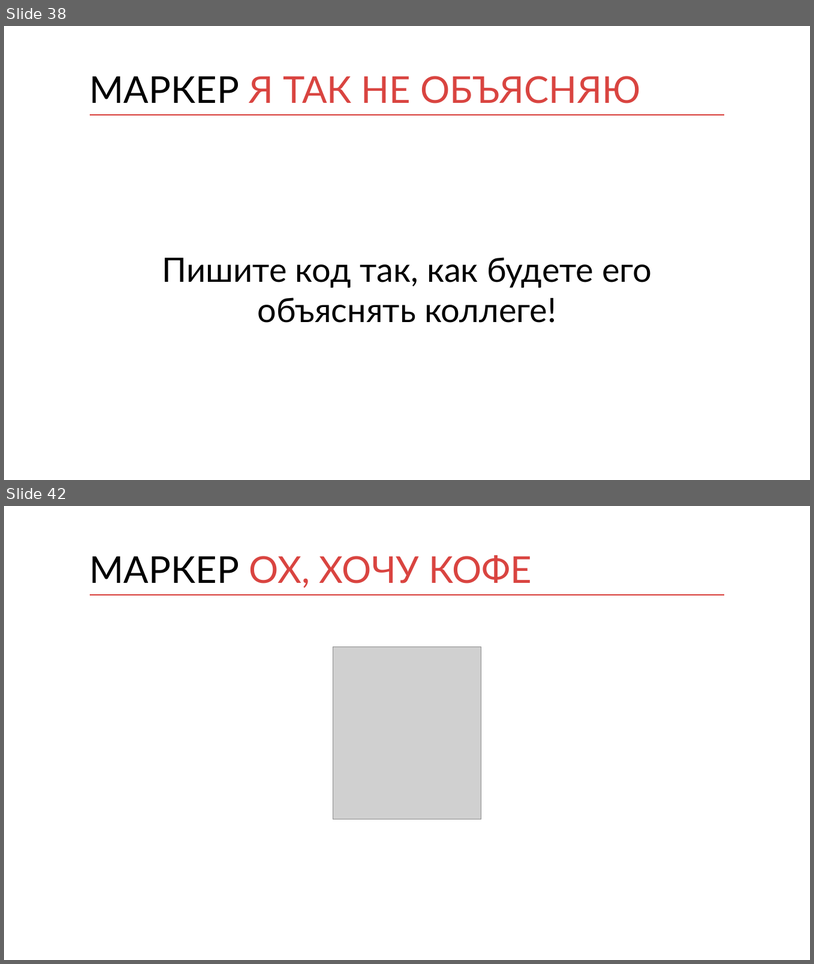
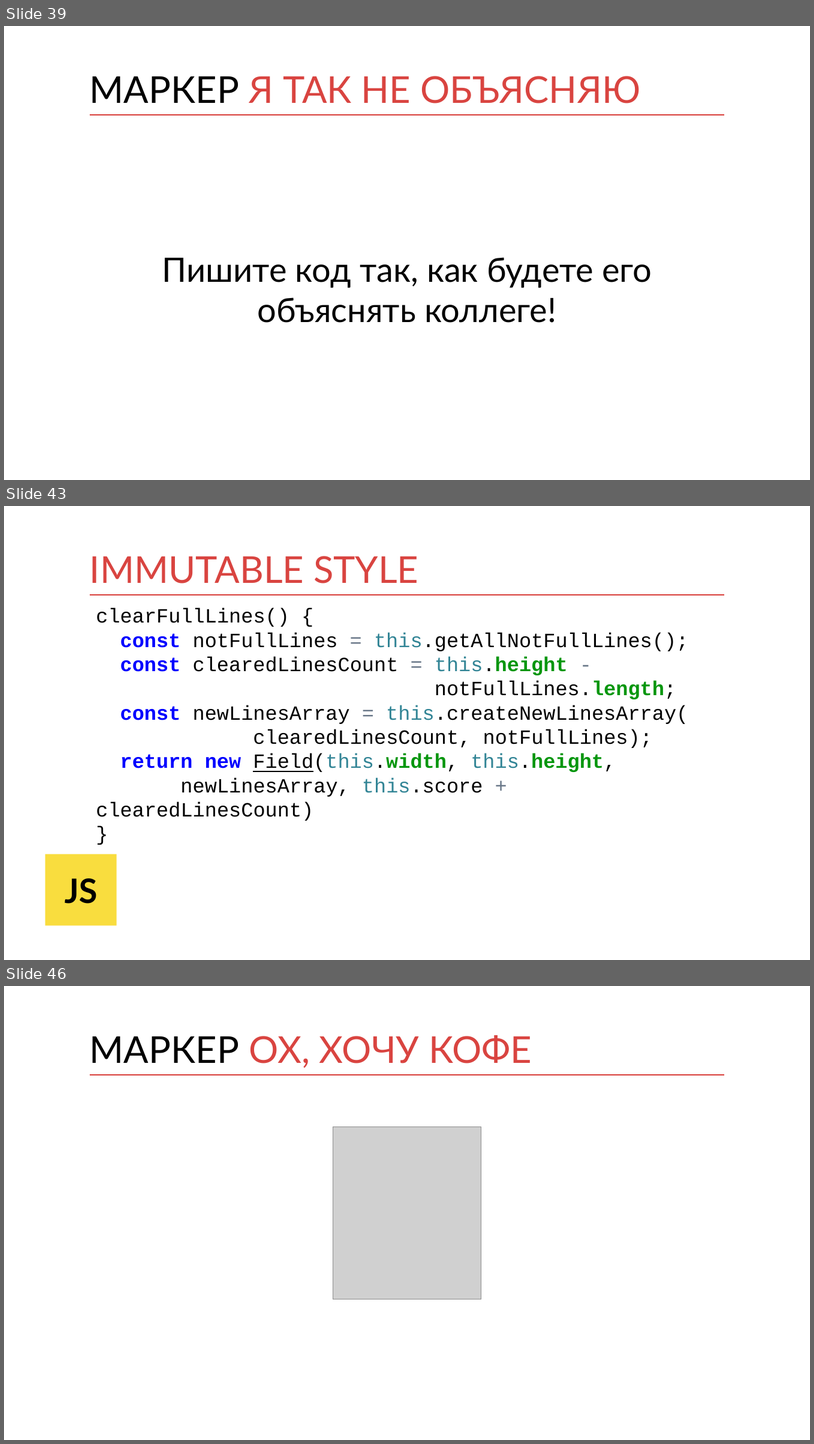
Before and after one commit to kontur-courses/clean-code, a slide deck: clean-code.pptx. Shown one above the other, each under a label of ours: slides 38 and 42 before the commit, slides 39, 43 and 46 after it; the slides between them are not shown. The pictures are 814x964 and 814x1444 pixels, drawn with LibreOffice and Linux fonts; fonts in the diff are those of the drawing; grey boxes stand for pictures. Boxes give left, top, right and bottom in pixels: in the first picture for what was removed or moved away, otherwise in the second. Text is boxed around its words. In the diff, an @@ line names an element or a change of style, - is before the commit and + after.

```diff
--- a/clean-code.pptx
+++ b/clean-code.pptx
@@ slide 43 added at [4,506,810,960], background #FFFFFF; not listed: 1 template element that a slide beside it also shows @@
@@ title added at [90,556,419,583], 44 pt, text #D94440 @@
+IMMUTABLE STYLE
@@ text added at [96,608,689,820], 24 pt, text #000000 @@
+clearFullLines() {
+const notFullLines = this.getAllNotFullLines();
+const clearedLinesCount = this.height -
+notFullLines.length;
+const newLinesArray = this.createNewLinesArray(
+clearedLinesCount, notFullLines);
+return new Field(this.width, this.height,
+newLinesArray, this.score + clearedLinesCount)
+}
@@ rectangle added at [45,854,117,925], fill #F9DD3E, 40 pt, text #000000, bold @@
+JS
@@ what was slide 38 is now slide 39 @@
@@ what was slide 42 is now slide 46 @@
```
Also in this commit, not shown: 5 slides changed, 3 other slides added.
